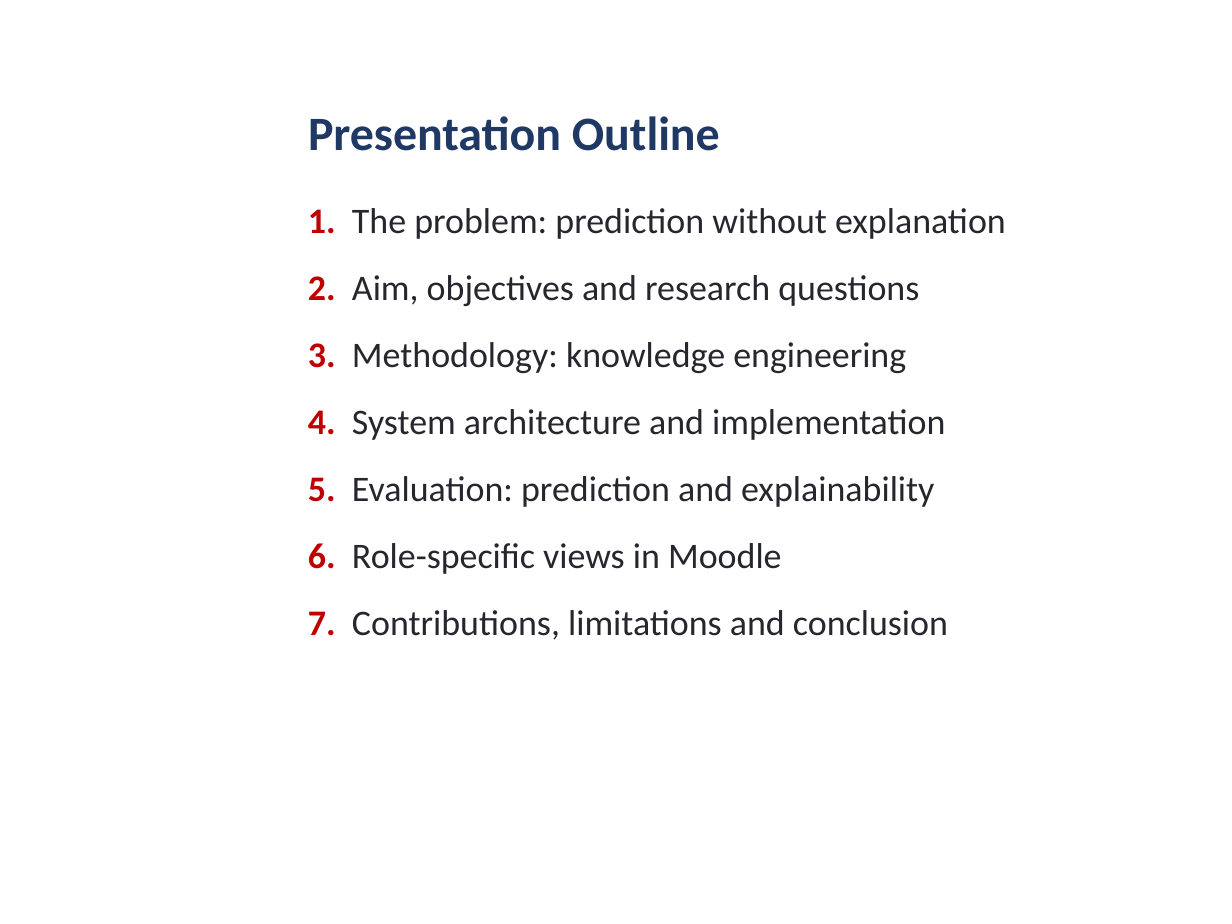
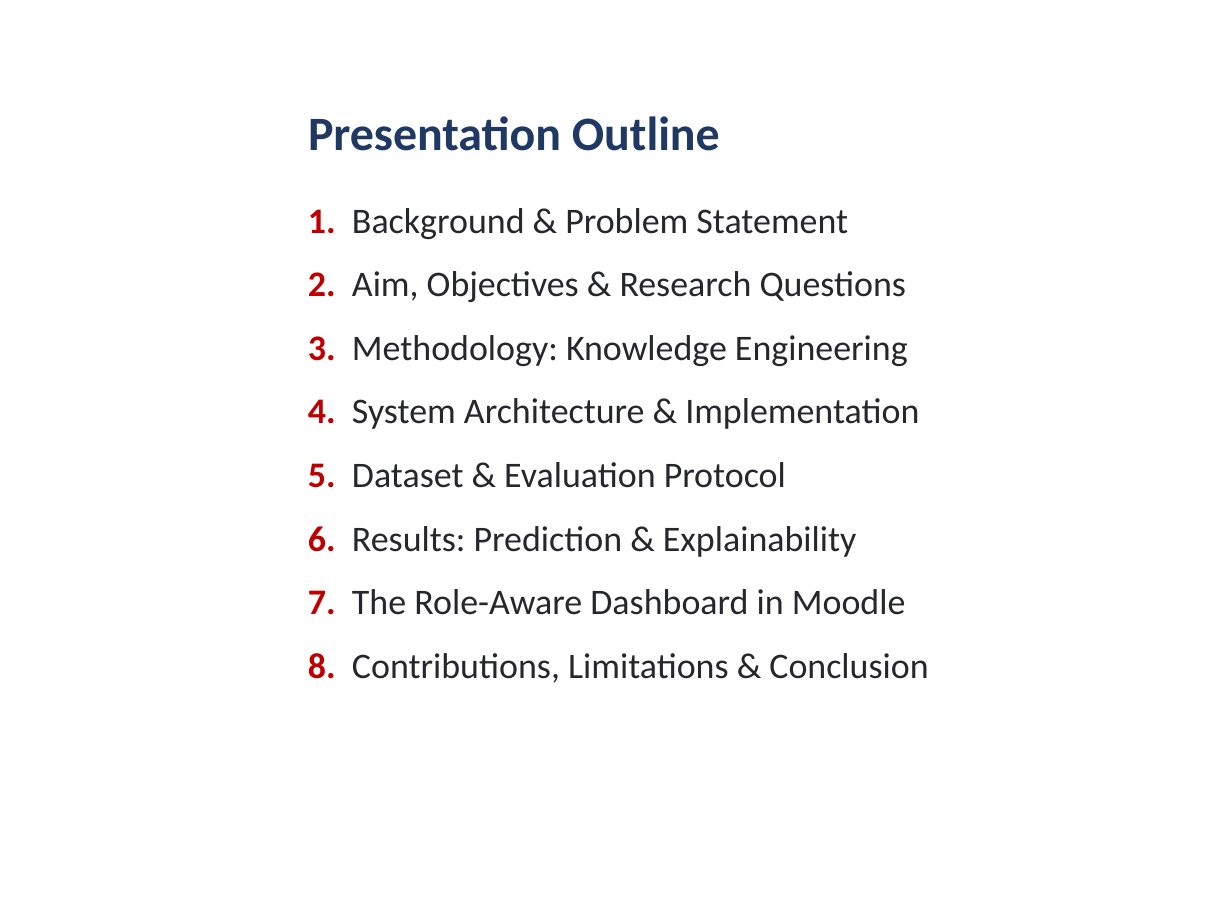
Before and after one commit to daniel-larry/python-run-result, a slide deck: slide 2 of Internal_Defense_Presentation.pptx. Drawn at 1232x924 pixels with LibreOffice and Linux fonts; fonts in the diff are those of the drawing; background and template pictures are left out. Boxes give left, top, right and bottom in pixels: in the first picture for what was removed or moved away, otherwise in the second. Text is boxed around its words. In the diff, an @@ line names an element or a change of style, - is before the commit and + after.

Commit message:
Defense deck: formal outline wording

```diff
--- a/Internal_Defense_Presentation.pptx
+++ b/Internal_Defense_Presentation.pptx
@@ text at [308,208,928,683]: text changed @@
-1. The problem: prediction without explanation
-2. Aim, objectives and research questions
-3. Methodology: knowledge engineering
-4. System architecture and implementation
-5. Evaluation: prediction and explainability
-6. Role-specific views in Moodle
-7. Contributions, limitations and conclusion
+1. Background & Problem Statement
+2. Aim, Objectives & Research Questions
+3. Methodology: Knowledge Engineering
+4. System Architecture & Implementation
+5. Dataset & Evaluation Protocol
+6. Results: Prediction & Explainability
+7. The Role-Aware Dashboard in Moodle
+8. Contributions, Limitations & Conclusion
```
